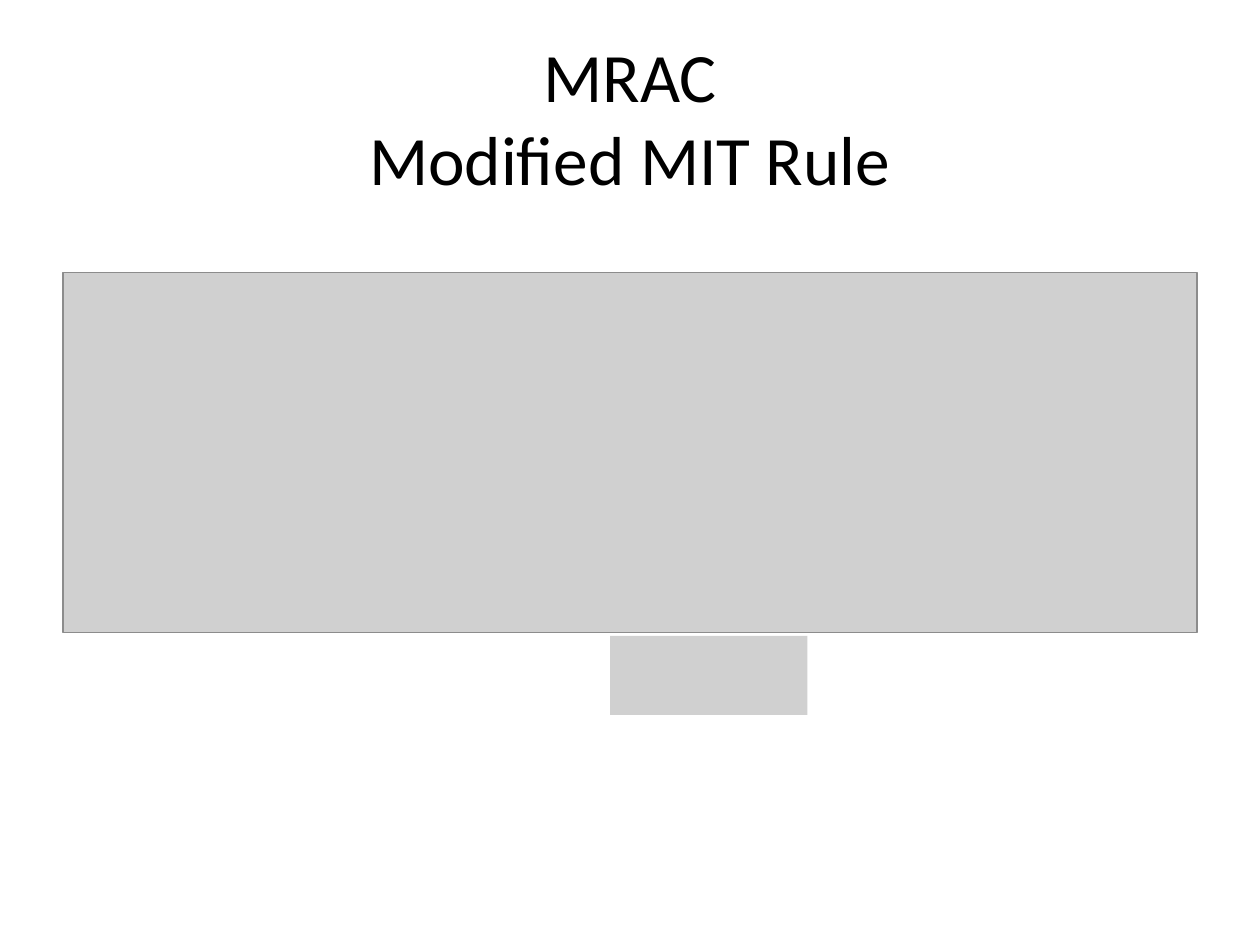
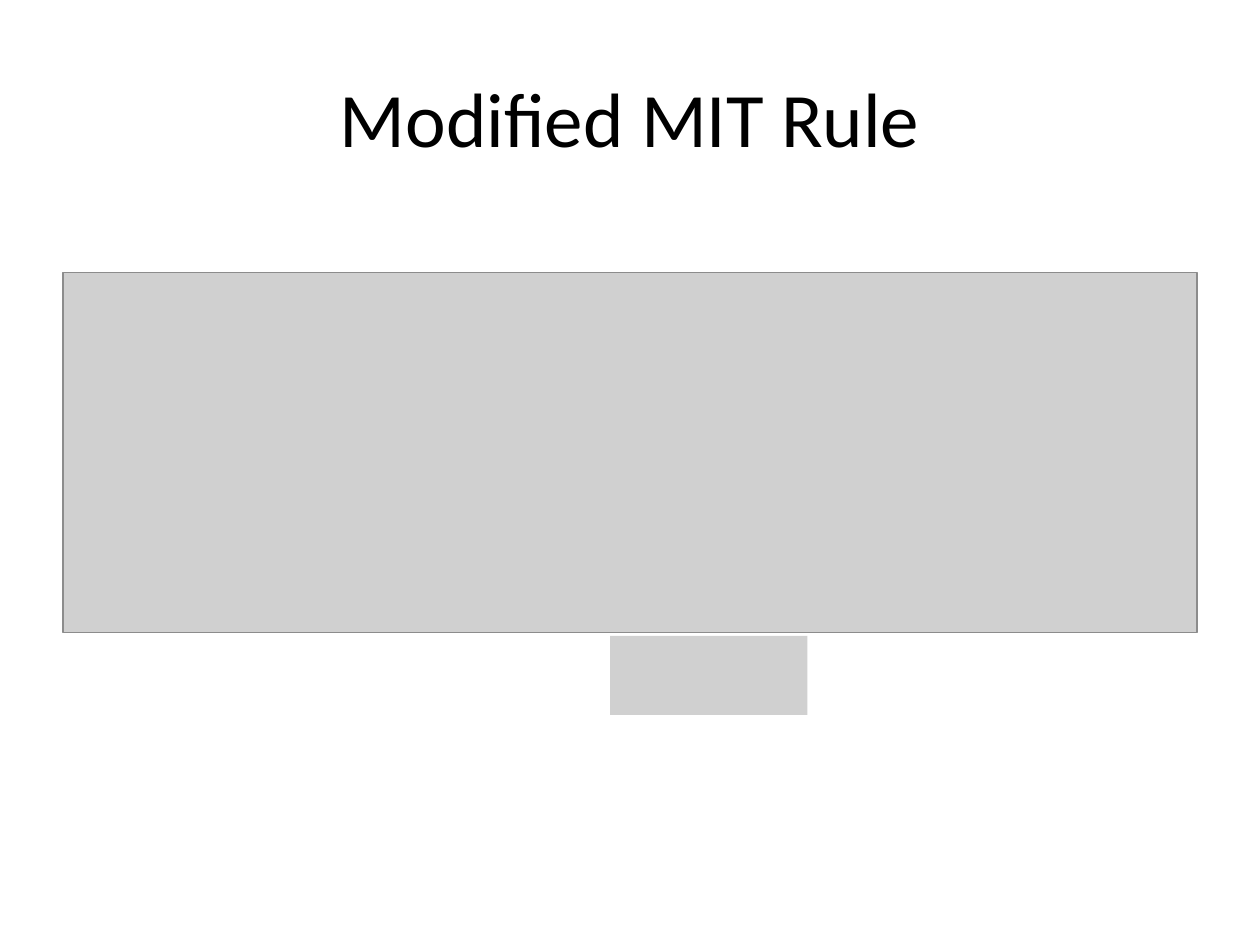
Before and after one commit to auralius/up_temperature_control_device, a slide deck: slide 4 of Activities/Presentations/Lab 5.pptx. Drawn at 1260x945 pixels with LibreOffice and Linux fonts; fonts in the diff are those of the drawing; grey boxes stand for pictures. Boxes give left, top, right and bottom in pixels: in the first picture for what was removed or moved away, otherwise in the second. Text is boxed around its words. In the diff, an @@ line names an element or a change of style, - is before the commit and + after.

```diff
--- a/Activities/Presentations/Lab 5.pptx
+++ b/Activities/Presentations/Lab 5.pptx
@@ title at (340, 93, 919, 148): text changed; size 39.6 to 44 pt @@
-MRAC
-Modified MIT Rule
+Modified MIT Rule
```
Also in this commit, not shown: 3 other slides changed, 2 slides added, 2 slides removed, 4 other files.
